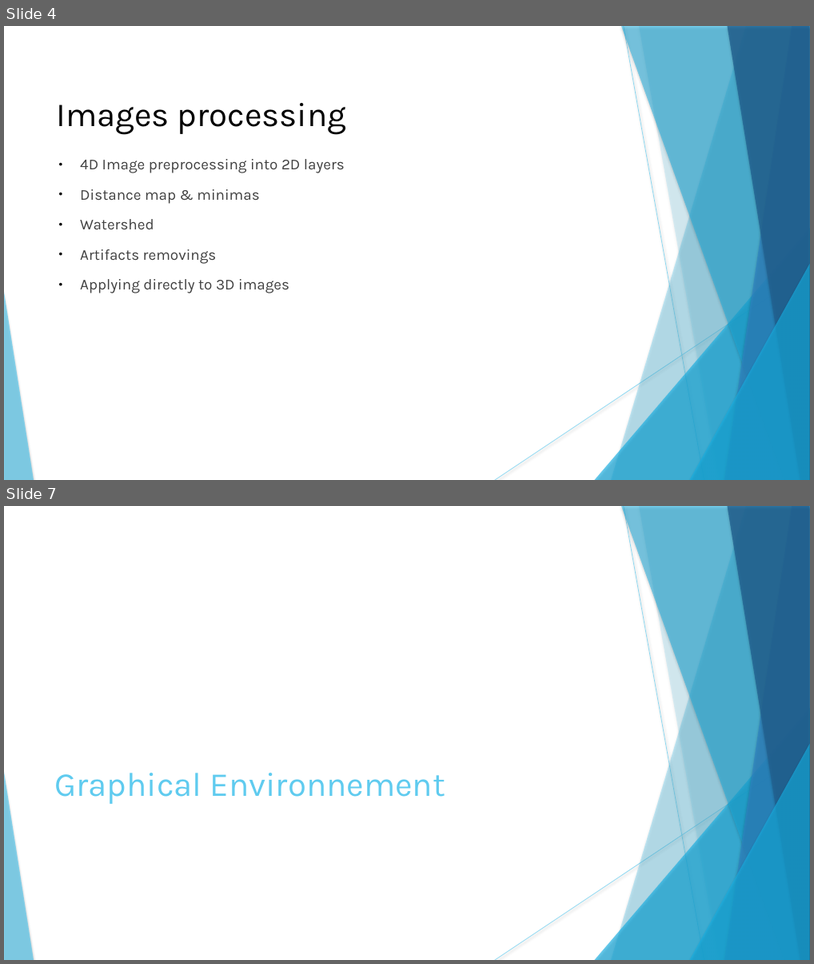
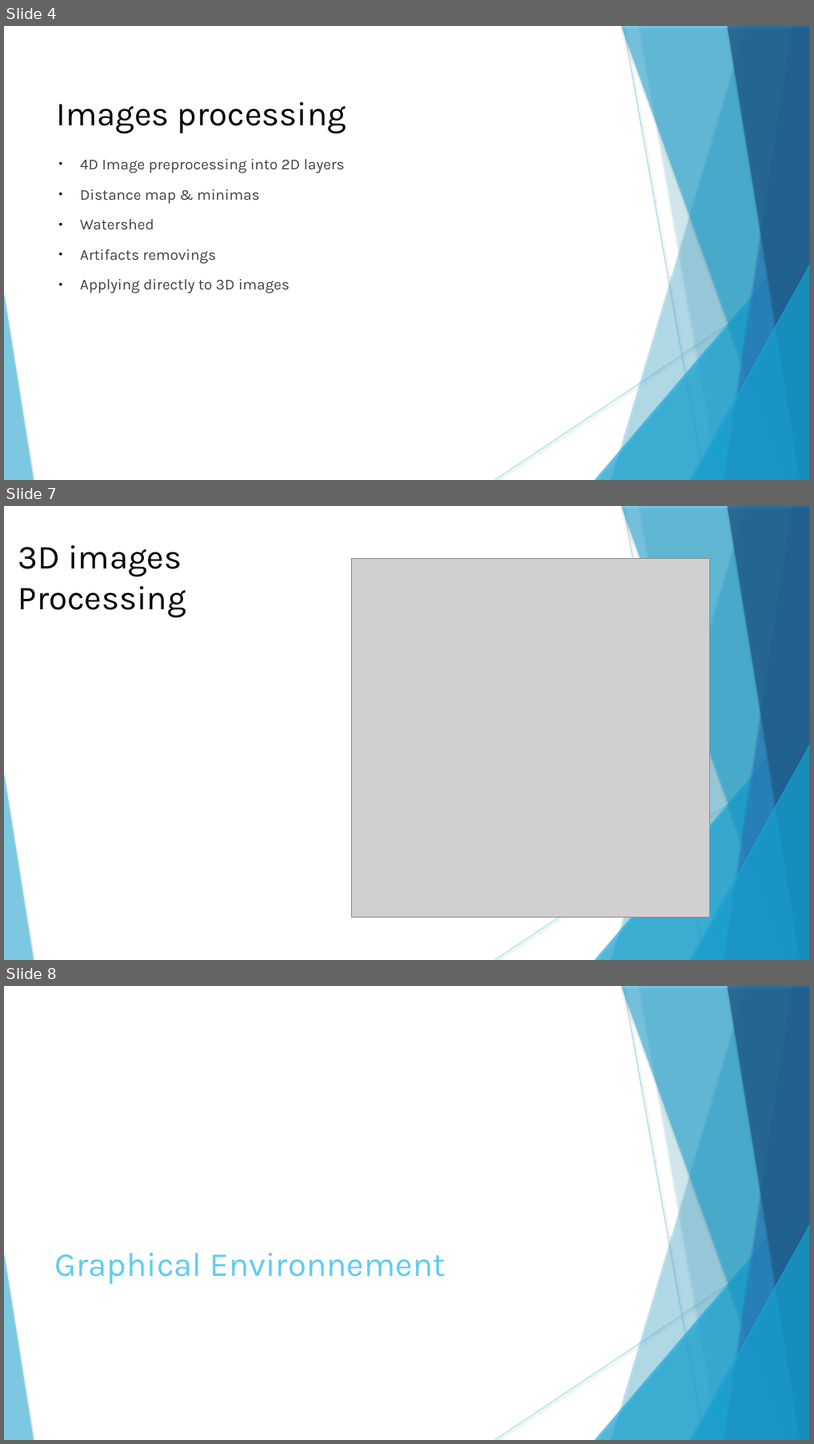
Before and after one commit to technolapin/sable, a slide deck: anglais/Présentation.pptx. Shown one above the other, each under a label of ours: slides 4 and 7 before the commit, slides 4, 7 and 8 after it; the slides between them are not shown. The pictures are 814x964 and 814x1444 pixels, drawn with LibreOffice and Linux fonts; fonts in the diff are those of the drawing; grey boxes stand for pictures. Boxes give left, top, right and bottom in pixels: in the first picture for what was removed or moved away, otherwise in the second. Text is boxed around its words. In the diff, an @@ line names an element or a change of style, - is before the commit and + after.

```diff
--- a/anglais/Présentation.pptx
+++ b/anglais/Présentation.pptx
@@ slide 7 added at (x1=4, y1=506, x2=810, y2=960), background #FFFFFF; not listed: 10 template elements that a slide beside it also shows @@
@@ text added at (x1=18, y1=545, x2=186, y2=618), 40 pt, text #000000 @@
+3D images
+Processing
@@ picture added at (x1=352, y1=559, x2=710, y2=916) @@
@@ what was slide 7 is now slide 8 @@
```
Also in this commit, not shown: 2 other slides added, 2 slides removed.
